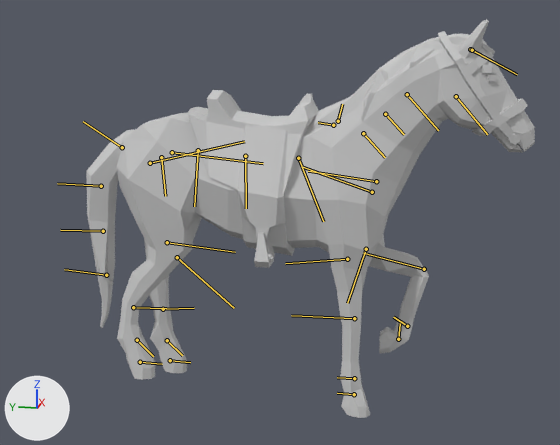
Renders of the FBX model Assets/Resources/Models/SyntyHorse HAP4.FBX from each side of a commit.
The view is the same before and after, from a 50 mm lens placed at (-4.0, -0.98, 1.98), pointed at (0.02, -0.17, 0.97). The lights are fixed; the arrows at lower left show +X, +Y and +Z. Both versions are drawn at frame 6 of the action 'Take 001'; the numbers are the values there. The bones that bend it are drawn over the model as lines.

The first picture shows 'Horse', 'Horse_Reins', 'Horse_Saddle'.
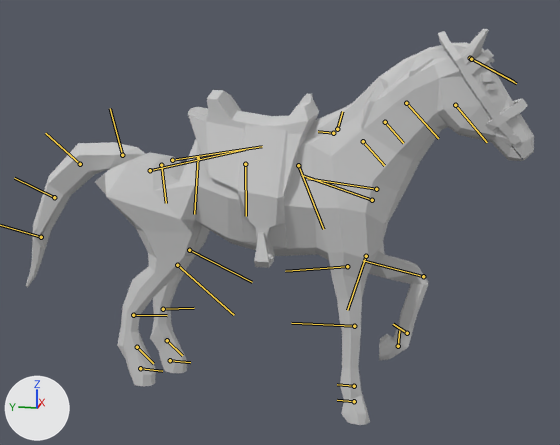
Commit message: horse_trot FIN

The change, as a diff of the scene's bpy script:
```diff
--- a/Assets/Resources/Models/SyntyHorse HAP4.FBX.py
+++ b/Assets/Resources/Models/SyntyHorse HAP4.FBX.py
@@ bone_rig_object @@
 bone_rig_object = bpy.data.objects['Bip001']  # the whole rig 'Bip001'
-bone_rig_object.location = (0.0, 0.483, 1.309)
+bone_rig_object.location = (0.0, 0.483, 1.267)
@@ bone_bip001_l_thigh @@
 bone_bip001_l_thigh = bpy.data.objects['Bip001'].pose.bones['Bip001 L Thigh']  # child of 'Bip001 Spine'
-bone_bip001_l_thigh.rotation_quaternion = (1.0, -0.001, 0.009, -0.008)  # degrees (0, 1, -1)
+bone_bip001_l_thigh.rotation_quaternion = (0.993, 0.0, 0.009, 0.12)  # degrees (0, 1, 14)
@@ bone_bip001_l_calf @@
 bone_bip001_l_calf = bpy.data.objects['Bip001'].pose.bones['Bip001 L Calf']  # child of 'Bip001 L Thigh'
-bone_bip001_l_calf.rotation_quaternion = (0.993, 0.0, 0.0, 0.119)  # degrees (0, 0, 14)
+bone_bip001_l_calf.rotation_quaternion = (0.984, 0.0, 0.0, -0.181)  # degrees (0, 0, -21)
@@ bone_bip001_l_horselink @@
 bone_bip001_l_horselink = bpy.data.objects['Bip001'].pose.bones['Bip001 L HorseLink']  # child of 'Bip001 L Calf'
-bone_bip001_l_horselink.rotation_quaternion = (0.994, 0.0, 0.0, -0.113)  # degrees (0, 0, -13)
+bone_bip001_l_horselink.rotation_quaternion = (0.998, 0.0, 0.0, 0.059)  # degrees (0, 0, 7)
@@ bone_bip001_tail @@
 bone_bip001_tail = bpy.data.objects['Bip001'].pose.bones['Bip001 Tail']  # child of 'Bip001 Spine'
-bone_bip001_tail.rotation_quaternion = (1.0, 0.0, 0.0, 0.0)  # degrees (0, 0, 0)
+bone_bip001_tail.rotation_quaternion = (0.924, 0.0, 0.0, 0.383)  # degrees (0, 0, 45)
@@ bone_bip001_tail1 @@
 bone_bip001_tail1 = bpy.data.objects['Bip001'].pose.bones['Bip001 Tail1']  # child of 'Bip001 Tail'
-bone_bip001_tail1.rotation_quaternion = (1.0, 0.0, 0.0, 0.0)  # degrees (0, 0, 0)
+bone_bip001_tail1.rotation_quaternion = (0.999, 0.0, 0.0, -0.044)  # degrees (0, 0, -5)
@@ bone_bip001_tail2 @@
 bone_bip001_tail2 = bpy.data.objects['Bip001'].pose.bones['Bip001 Tail2']  # child of 'Bip001 Tail1'
-bone_bip001_tail2.rotation_quaternion = (1.0, 0.0, 0.0, 0.0)  # degrees (0, 0, 0)
+bone_bip001_tail2.rotation_quaternion = (0.991, 0.0, 0.0, -0.131)  # degrees (0, 0, -15)
@@ bone_bip001_tail3 @@
 bone_bip001_tail3 = bpy.data.objects['Bip001'].pose.bones['Bip001 Tail3']  # child of 'Bip001 Tail2'
-bone_bip001_tail3.rotation_quaternion = (1.0, 0.0, 0.0, 0.0)  # degrees (0, 0, 0)
+bone_bip001_tail3.rotation_quaternion = (0.991, 0.0, 0.0, -0.131)  # degrees (0, 0, -15)
```

Changed parts and their boxes (x1, y1, x2, y2) in the pictures (560 x 445 px):
'Horse', posed (13% wider)
    before: (86, 20, 535, 418)
    after: (26, 29, 534, 425)
bone 'Bip001 L Thigh', root to tip
    before: (172, 152) to (263, 163)
    after: (172, 160) to (262, 146)
bone 'Bip001 L Calf', root to tip
    before: (167, 242) to (235, 252)
    after: (189, 250) to (252, 282)
bone 'Bip001 Tail', root to tip
    before: (122, 147) to (83, 121)
    after: (122, 155) to (110, 108)
bone 'Bip001 Tail1', root to tip
    before: (101, 186) to (57, 183)
    after: (80, 164) to (45, 133)
bone 'Bip001 Tail2', root to tip
    before: (103, 231) to (60, 230)
    after: (54, 197) to (14, 178)
bone 'Bip001 Tail3', root to tip
    before: (106, 275) to (64, 269)
    after: (41, 237) to (0, 225)
